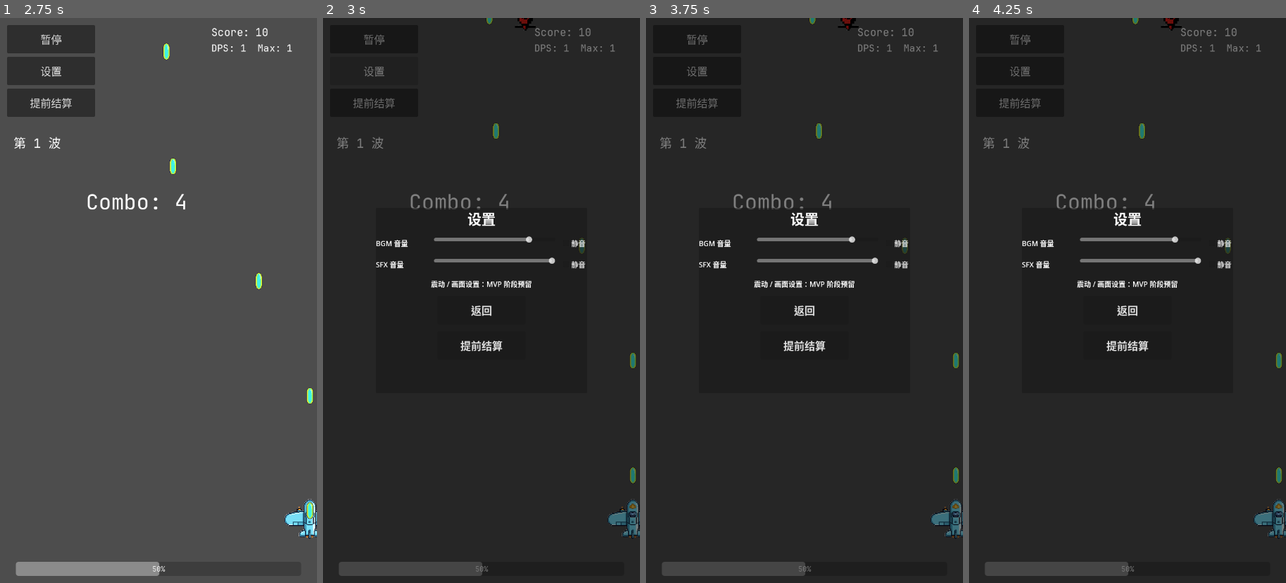
Above: before the commit, frames 1-4 (left to right).
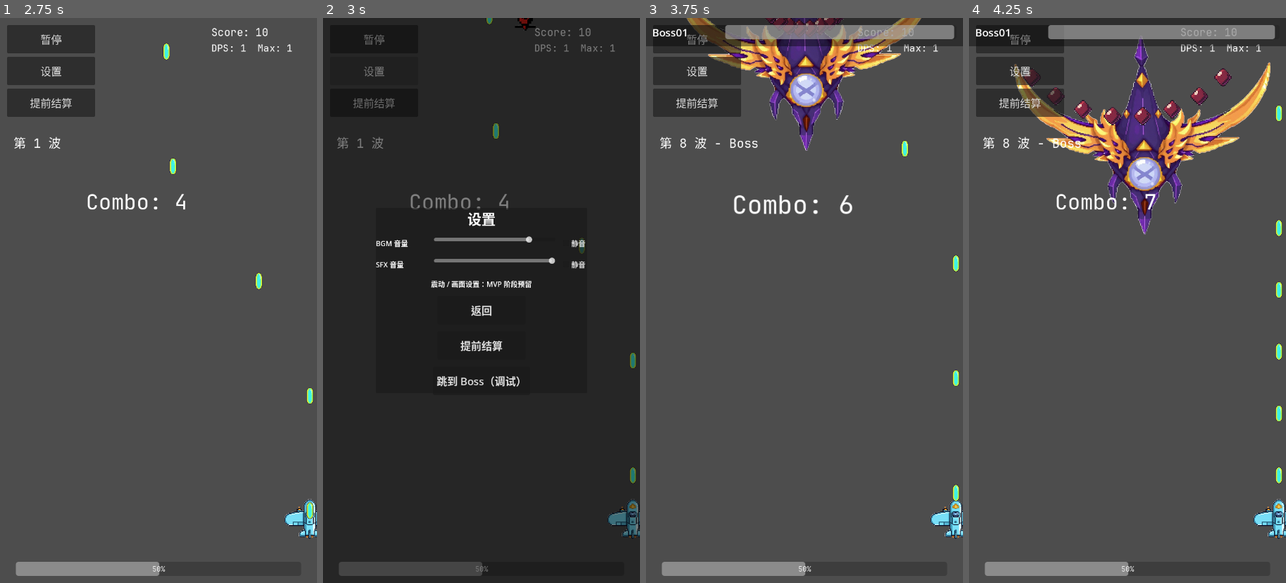
Above: after the commit, the same moments.

Repository: qingzhixing/plane-war
Game: Godot game, scene res://scenes/Main.tscn
The game is run twice, just before and just after one commit, with the same random seed, the same clock (stepped at 60 frames per second) and the same inputs. Sound files missing from this copy of the repository are replaced by a short silence.
Inputs (mouse positions are in pixels of both pictures, inside the frame that each line leads up to):
- Up to frame 1 (2.75 s): click "暂停" at 0.5 s; click "继续" at 1.25 s; tap Enter at 2 s; move the mouse to (228, 272) at 2.02 s; hold D from 2.03 s (still down); tap P at 2.1 s; click (228, 272) at 2.17 s
- Up to frame 2 (3 s): release D at 2.75 s; click "设置" at 2.75 s
- Up to frame 3 (3.75 s): click (804, 379) at 3.5 s, where only the run after the commit has a clickable "跳到 Boss（调试）"
- Up to frame 4 (4.25 s): no input

Frame 1 is identical in both runs. In frame 2, 0.2% of the frame differs, in the area x 35-62%, y 63-66%; in frame 3, 95%, in the area x 0-100%, y 0-100%; in frame 4, 94%.

Commit message:
🎮 ADD: 设置中加入跳Boss调试并减弱Boss弹幕密度
Made-with: Cursor

Diff:
--- a/scripts/boss01.gd
+++ b/scripts/boss01.gd
@@ -1,8 +1,8 @@
 extends Area2D
 
 @export var max_hp: int = 180
-@export var fire_interval_phase_a: float = 2.0
-@export var fire_interval_phase_b: float = 4.0
+@export var fire_interval_phase_a: float = 2.8
+@export var fire_interval_phase_b: float = 5.0
 @export var bullet_scene: PackedScene
 @export var score_value: int = 500
 
@@ -53,7 +53,8 @@
 	# 规律散射 + 可预判扇形
 	if bullet_scene == null:
 		return
-	var count: int = 12
+	# 子弹更稀疏：减少数量，拉开角度间隔
+	var count: int = 8
 	# 朝下（玩家方向）发射：约 90° 扇形，中心向下
 	var start_angle := PI * 0.25
 	var end_angle := PI * 0.75
--- a/scripts/enemy_turret_bullet.gd
+++ b/scripts/enemy_turret_bullet.gd
@@ -6,6 +6,7 @@
 
 
 func _ready() -> void:
+	add_to_group("enemy_bullet")
 	body_entered.connect(_on_body_entered)
 
 
--- a/scripts/main.gd
+++ b/scripts/main.gd
@@ -26,6 +26,7 @@
 @onready var _spawner: Node = null
 var _waiting_upgrade_choice: bool = false
 var _pending_boss_spawn: bool = false
+var _debug_skip_to_boss_used: bool = false
 
 func _ready() -> void:
 	# 以 720x1280 为基准的等比内容缩放：窗口变大时整体放大画面，而不是扩大可见范围
@@ -227,6 +228,9 @@
 		return
 	_boss_spawned = true
 
+	# 确保进入 Boss 关时游戏不处于暂停状态
+	get_tree().paused = false
+
 	# 停止刷普通敌人
 	var spawner := get_node_or_null("EnemySpawner")
 	if spawner != null:
@@ -250,3 +254,34 @@
 	# 从屏幕外上方进入：初始放在屏幕上缘外侧，然后由 Boss 自身逻辑缓慢驶入
 	boss.global_position = Vector2(viewport_rect.size.x * 0.5, -100.0)
 	get_tree().current_scene.add_child(boss)
+
+
+func _debug_skip_to_boss() -> void:
+	# 调试工具：一键跳到 Boss 关，并模拟前几波的升级效果
+	if _debug_skip_to_boss_used:
+		return
+	_debug_skip_to_boss_used = true
+
+	# 防止在暂停状态下跳关导致无法触控
+	get_tree().paused = false
+
+	# 清理当前敌人和敌方子弹
+	for enemy in get_tree().get_nodes_in_group("enemy"):
+		if is_instance_valid(enemy):
+			enemy.queue_free()
+	for b in get_tree().get_nodes_in_group("enemy_bullet"):
+		if is_instance_valid(b):
+			b.queue_free()
+
+	# 模拟前几波的升级（这里简单采用固定升级：交替提升射速与伤害）
+	var simulated_waves := _BOSS_WAVE_START - 1
+	for i in simulated_waves:
+		if i % 2 == 0:
+			apply_upgrade("fire_rate")
+		else:
+			apply_upgrade("damage")
+
+	_wave = _BOSS_WAVE_START
+	_waiting_upgrade_choice = false
+	_pending_boss_spawn = false
+	_spawn_boss()
--- a/scripts/settings_ui.gd
+++ b/scripts/settings_ui.gd
@@ -126,6 +126,15 @@
 	end_run_button.pressed.connect(_on_end_run_pressed)
 	vbox.add_child(end_run_button)
 
+	# 跳到 Boss 关（调试用）
+	var skip_boss_button := Button.new()
+	skip_boss_button.text = "跳到 Boss（调试）"
+	skip_boss_button.custom_minimum_size = Vector2(220, 64)
+	skip_boss_button.size_flags_horizontal = Control.SIZE_SHRINK_CENTER
+	skip_boss_button.add_theme_font_size_override("font_size", 24)
+	skip_boss_button.pressed.connect(_on_skip_to_boss_pressed)
+	vbox.add_child(skip_boss_button)
+
 
 func show_settings() -> void:
 	_is_from_menu = false
@@ -155,6 +164,15 @@
 		game_over.show_game_over()
 
 
+func _on_skip_to_boss_pressed() -> void:
+	# 从设置面板触发跳关到 Boss（仅调试使用）
+	var main := get_tree().current_scene
+	if main != null and main.has_method("_debug_skip_to_boss"):
+		visible = false
+		get_tree().paused = false
+		main._debug_skip_to_boss()
+
+
 func _get_audio_manager() -> Node:
 	return get_tree().get_first_node_in_group("audio_manager")
 
